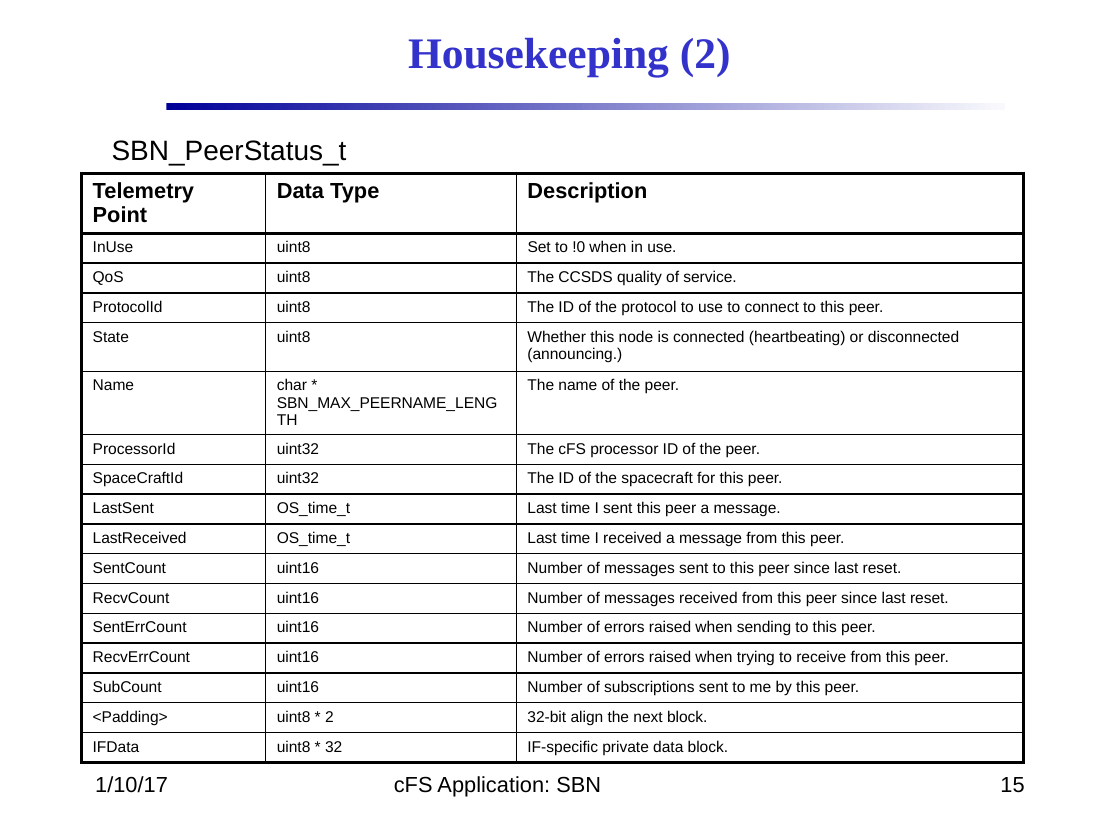
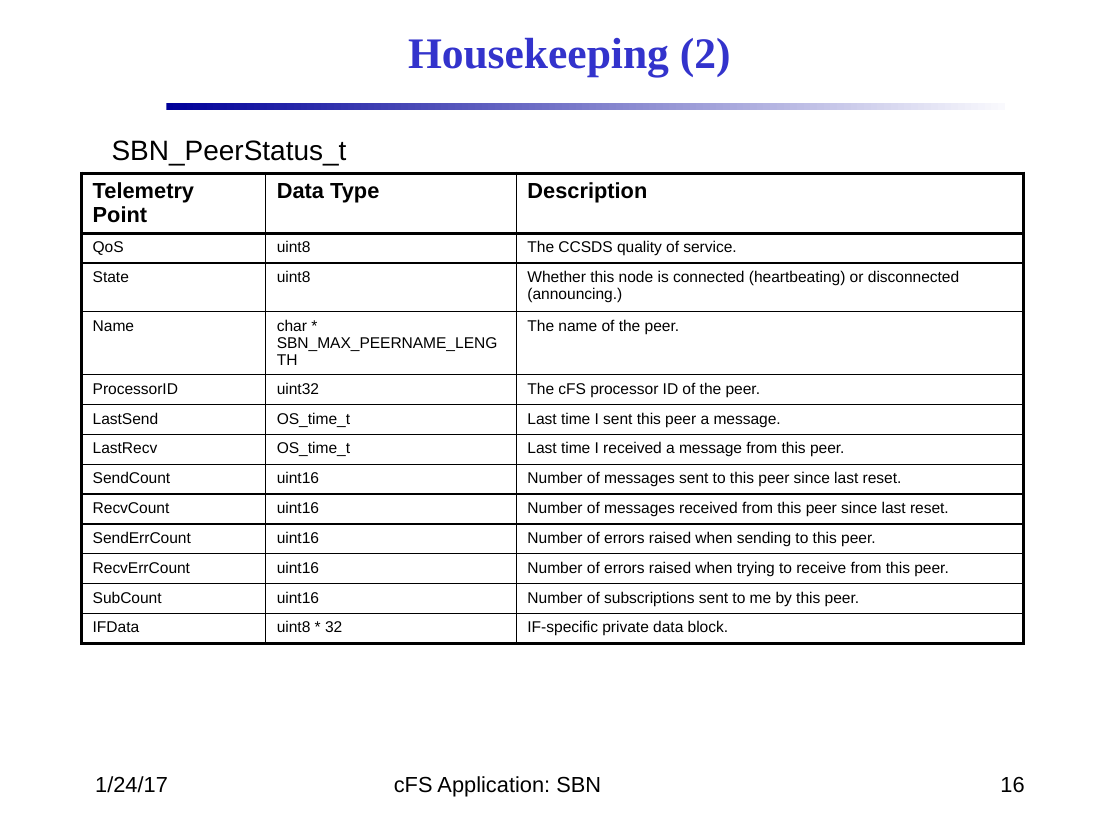
Before and after one commit to nasa/SBN, a slide deck: slide 16 of docs/SBN_Design.pptx (slide 15 before the commit). Drawn at 1120x840 pixels with LibreOffice and Linux fonts; fonts in the diff are those of the drawing; background and template pictures are left out. Boxes give left, top, right and bottom in pixels: in the first picture for what was removed or moved away, otherwise in the second. Text is boxed around its words. In the diff, an @@ line names an element or a change of style, - is before the commit and + after.

Commit message:
updated housekeeping, documentation

```diff
--- a/docs/SBN_Design.pptx
+++ b/docs/SBN_Design.pptx
@@ table at (x1=82, y1=174, x2=1024, y2=640) @@
-row 2: InUse | uint8 | Set to !0 when in use.
-row 4: ProtocolId | uint8 | The ID of the protocol to use to connect to this peer.
-row 7: ProcessorId | uint32 | The cFS processor ID of the peer.
-row 8: SpaceCraftId | uint32 | The ID of the spacecraft for this peer.
-row 9: LastSent | OS_time_t | Last time I sent this peer a message.
-row 10: LastReceived | OS_time_t | Last time I received a message from this peer.
-row 11: SentCount | uint16 | Number of messages sent to this peer since last reset.
+row 5: ProcessorID | uint32 | The cFS processor ID of the peer.
+row 6: LastSend | OS_time_t | Last time I sent this peer a message.
+row 7: LastRecv | OS_time_t | Last time I received a message from this peer.
+row 8: SendCount | uint16 | Number of messages sent to this peer since last reset.
-row 10, column 1: SentErrCount
+row 10, column 1: SendErrCount
-row 16: <Padding> | uint8 * 2 | 32-bit align the next block.
@@ text at (x1=95, y1=776, x2=168, y2=793): text changed @@
-1/10/17
+1/24/17
@@ page number at (x1=1000, y1=777, x2=1024, y2=793): text changed @@
-15
+16
```
Also in this commit, not shown: 18 other slides changed, 1 slide added, 12 other files.
